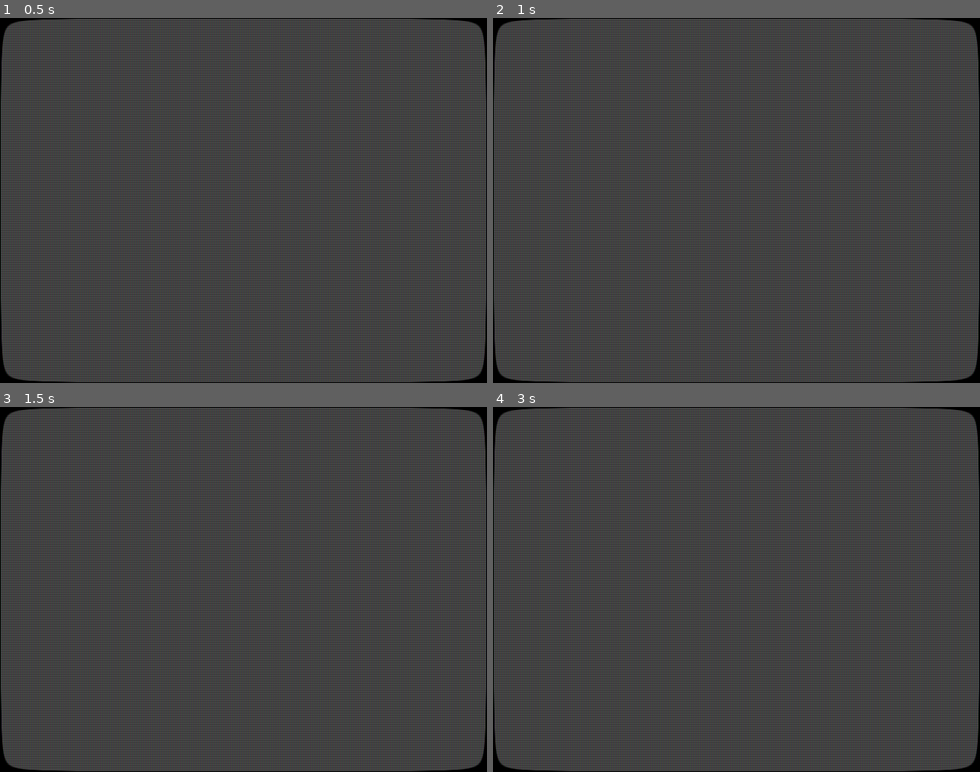
Above: before the commit, frames 1-4 (two rows, left to right).
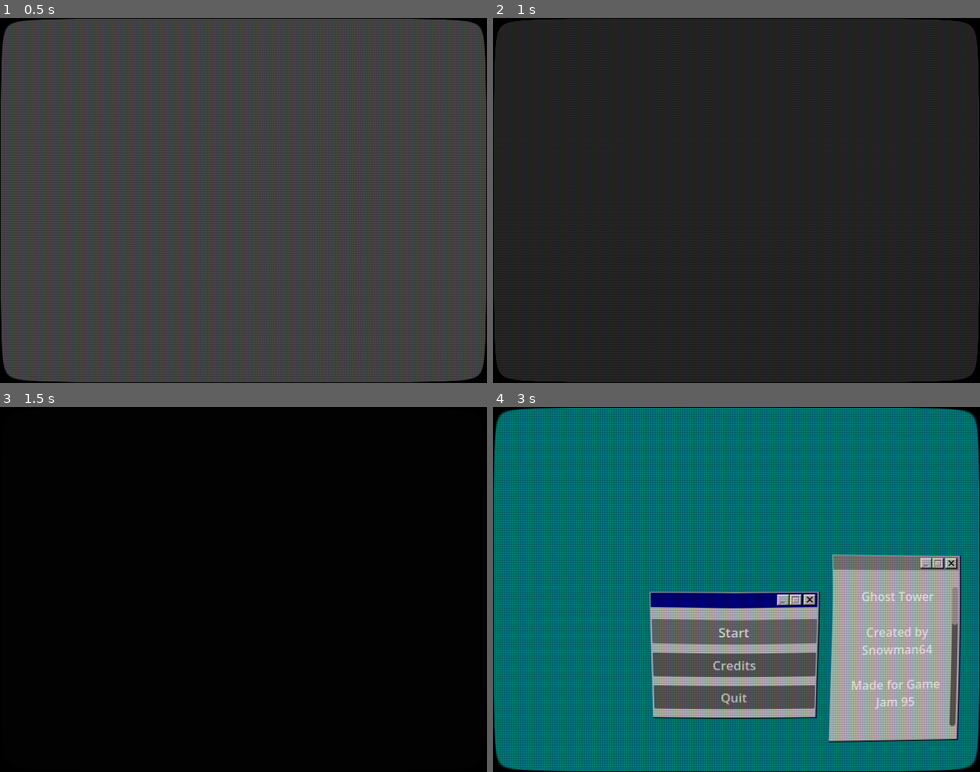
Above: after the commit, the same moments.

Repository: SnowmanSixtyFour/GhostTowerGameJam
Game: Godot game, scene res://Scenes/GUI/title.tscn
The game is run twice, just before and just after one commit, with the same random seed, the same clock (stepped at 60 frames per second) and the same inputs. Before the commit the project has no main scene; this scene is started directly in both runs.
Inputs (mouse positions are in pixels of both pictures, inside the frame that each line leads up to):
- Up to frame 1 (0.5 s): no input
- Up to frame 2 (1 s): tap Enter (ui_accept) at 0.5 s; hold Enter (ui_accept) from 0.53 s (still down)
- Up to frame 3 (1.5 s): release Enter (ui_accept) at 1.28 s; tap Tab at 1.35 s
- Up to frame 4 (3 s): tap Enter (ui_accept) at 1.52, 1.55, 1.82 s; click (736, 662) at 2 s, where only the run after the commit has a clickable "Credits"; click (736, 629) at 2.75 s, where only the run after the commit has a clickable "Start"

Frame 1 is identical in both runs. In frame 2, 99% of the frame differs, in the area x 0-100%, y 0-100%; in frame 3, 99%; in frame 4, 95%.

Commit message:
Created Title

Diff:
--- a/Scenes/GUI/main_menu.tscn
+++ b/Scenes/GUI/main_menu.tscn
@@ -1,13 +1,14 @@
 [gd_scene format=3 uid="uid://dqdcrocox4r8c"]
 
-[ext_resource type="Texture2D" uid="uid://bg2m42fy6dbk0" path="res://Assets/Images/GUI/close_button.png" id="1_48xlc"]
-[ext_resource type="Script" uid="uid://cecaf8w1ipdak" path="res://Scripts/Scenes/main_menu.gd" id="1_n45e2"]
-[ext_resource type="Texture2D" uid="uid://w0rp4mgg22ir" path="res://Assets/Images/GUI/close_button_pressed.png" id="2_1ehe0"]
-[ext_resource type="Texture2D" uid="uid://clwi3e2w0jx7f" path="res://Assets/Images/GUI/window_unfocused.png" id="3_ce3w2"]
-[ext_resource type="Texture2D" uid="uid://cpw7oeww5pvjn" path="res://Assets/Images/GUI/window.png" id="3_n45e2"]
+[ext_resource type="Script" uid="uid://cecaf8w1ipdak" path="res://Scripts/Scenes/main_menu.gd" id="1_mjh0x"]
+[ext_resource type="Texture2D" uid="uid://bg2m42fy6dbk0" path="res://Assets/Images/GUI/close_button.png" id="2_twpvi"]
+[ext_resource type="Texture2D" uid="uid://w0rp4mgg22ir" path="res://Assets/Images/GUI/close_button_pressed.png" id="3_1phqa"]
+[ext_resource type="Texture2D" uid="uid://cpw7oeww5pvjn" path="res://Assets/Images/GUI/window.png" id="4_s14jb"]
+[ext_resource type="Texture2D" uid="uid://clwi3e2w0jx7f" path="res://Assets/Images/GUI/window_unfocused.png" id="5_nmf5u"]
+[ext_resource type="Script" uid="uid://ckrn8quppytc3" path="res://Scripts/Objects/window.gd" id="6_twpvi"]
 
 [sub_resource type="StyleBoxTexture" id="StyleBoxTexture_61ot5"]
-texture = ExtResource("3_n45e2")
+texture = ExtResource("4_s14jb")
 texture_margin_left = 1.0
 texture_margin_top = 20.0
 texture_margin_right = 60.0
@@ -55,12 +56,14 @@
 position = Vector2i(216, 270)
 size = Vector2i(207, 132)
 min_size = Vector2i(54, 124)
+max_size = Vector2i(590, 390)
 theme_override_constants/title_height = 22
 theme_override_constants/resize_margin = 12
-theme_override_icons/close = ExtResource("1_48xlc")
-theme_override_icons/close_pressed = ExtResource("2_1ehe0")
+theme_override_icons/close = ExtResource("2_twpvi")
+theme_override_icons/close_pressed = ExtResource("3_1phqa")
 theme_override_styles/embedded_border = SubResource("StyleBoxTexture_61ot5")
 theme_override_styles/embedded_unfocused_border = SubResource("StyleBoxTexture_opfnp")
+script = ExtResource("6_twpvi")
 
 [node name="Panel" type="Panel" parent="OptionsWindow" unique_id=726872322]
 anchors_preset = -1
@@ -102,12 +105,14 @@
 position = Vector2i(445, 223)
 size = Vector2i(168, 212)
 min_size = Vector2i(54, 2)
+max_size = Vector2i(590, 390)
 theme_override_constants/title_height = 22
 theme_override_constants/resize_margin = 12
-theme_override_icons/close = ExtResource("1_48xlc")
-theme_override_icons/close_pressed = ExtResource("2_1ehe0")
+theme_override_icons/close = ExtResource("2_twpvi")
+theme_override_icons/close_pressed = ExtResource("3_1phqa")
 theme_override_styles/embedded_border = SubResource("StyleBoxTexture_61ot5")
 theme_override_styles/embedded_unfocused_border = SubResource("StyleBoxTexture_opfnp")
+script = ExtResource("6_twpvi")
 
 [node name="Panel" type="Panel" parent="CreditsWindow" unique_id=1375173532]
 anchors_preset = -1
@@ -124,9 +129,9 @@
 anchors_preset = -1
 anchor_right = 1.0
 anchor_bottom = 1.0
-offset_left = 16.839996
-offset_top = 17.119999
-offset_right = -17.839996
+offset_left = 12.84
+offset_top = 16.119999
+offset_right = -1.8399963
 offset_bottom = -16.119995
 grow_horizontal = 2
 grow_vertical = 2
@@ -143,7 +148,10 @@
 https://github.com/art-oria/Flowerwall-CRT-shader-for-Godot
 
 Save and Load Settings by DashNothing
-https://www.youtube.com/watch?v=tfqJjDw0o7Y"
+https://www.youtube.com/watch?v=tfqJjDw0o7Y
+
+Transitions by Soma Animus
+https://www.youtube.com/watch?v=Shj_QVwrefY"
 horizontal_alignment = 1
 vertical_alignment = 1
 
--- a/Scenes/Global/crt_filter.tscn
+++ b/Scenes/Global/crt_filter.tscn
@@ -1,7 +1,7 @@
 [gd_scene format=3 uid="uid://bey1w5586mwlw"]
 
 [ext_resource type="Shader" uid="uid://b67v0i44vlv7m" path="res://Assets/Shaders/Filters/crt_filter.gdshader" id="1_j1fcs"]
-[ext_resource type="Script" uid="uid://c8qlds1kj5x16" path="res://Scripts/Rendering/crt_filter.gd" id="1_r6xn0"]
+[ext_resource type="Script" uid="uid://c8qlds1kj5x16" path="res://Scripts/Global/crt_filter.gd" id="1_r6xn0"]
 
 [sub_resource type="ShaderMaterial" id="ShaderMaterial_r6xn0"]
 shader = ExtResource("1_j1fcs")
--- /dev/null
+++ b/Scenes/Global/scene_handler.tscn
@@ -0,0 +1,6 @@
+[gd_scene format=3 uid="uid://4k6mbne1xbl1"]
+
+[ext_resource type="Script" uid="uid://mpcydvdg1qbx" path="res://Scripts/Global/scene_handler.gd" id="1_duhae"]
+
+[node name="SceneHandler" type="Node" unique_id=1003645859]
+script = ExtResource("1_duhae")
--- /dev/null
+++ b/Scenes/Global/transition_screen.tscn
@@ -0,0 +1,70 @@
+[gd_scene format=3 uid="uid://cuyteyrc7u8a2"]
+
+[ext_resource type="Script" uid="uid://dp15h7blsuwhr" path="res://Scripts/Global/transition_screen.gd" id="1_5wxk6"]
+
+[sub_resource type="Animation" id="Animation_ie2vq"]
+length = 0.001
+tracks/0/type = "value"
+tracks/0/imported = false
+tracks/0/enabled = true
+tracks/0/path = NodePath("ColorRect:modulate")
+tracks/0/interp = 1
+tracks/0/loop_wrap = true
+tracks/0/keys = {
+"times": PackedFloat32Array(0),
+"transitions": PackedFloat32Array(1),
+"update": 0,
+"values": [Color(1, 1, 1, 0)]
+}
+
+[sub_resource type="Animation" id="Animation_5wxk6"]
+resource_name = "fade_to_black"
+tracks/0/type = "value"
+tracks/0/imported = false
+tracks/0/enabled = true
+tracks/0/path = NodePath("ColorRect:modulate")
+tracks/0/interp = 1
+tracks/0/loop_wrap = true
+tracks/0/keys = {
+"times": PackedFloat32Array(0, 1),
+"transitions": PackedFloat32Array(1, 1),
+"update": 0,
+"values": [Color(1, 1, 1, 0), Color(1, 1, 1, 1)]
+}
+
+[sub_resource type="Animation" id="Animation_pl80c"]
+resource_name = "fade_to_normal"
+tracks/0/type = "value"
+tracks/0/imported = false
+tracks/0/enabled = true
+tracks/0/path = NodePath("ColorRect:modulate")
+tracks/0/interp = 1
+tracks/0/loop_wrap = true
+tracks/0/keys = {
+"times": PackedFloat32Array(0, 1),
+"transitions": PackedFloat32Array(1, 1),
+"update": 0,
+"values": [Color(1, 1, 1, 1), Color(1, 1, 1, 0)]
+}
+
+[sub_resource type="AnimationLibrary" id="AnimationLibrary_u5tlk"]
+_data = {
+&"RESET": SubResource("Animation_ie2vq"),
+&"fade_to_black": SubResource("Animation_5wxk6"),
+&"fade_to_normal": SubResource("Animation_pl80c")
+}
+
+[node name="TransitionScreen" type="CanvasLayer" unique_id=312076770]
+script = ExtResource("1_5wxk6")
+
+[node name="ColorRect" type="ColorRect" parent="." unique_id=1826496803]
+modulate = Color(1, 1, 1, 0)
+anchors_preset = 15
+anchor_right = 1.0
+anchor_bottom = 1.0
+grow_horizontal = 2
+grow_vertical = 2
+color = Color(0, 0, 0, 1)
+
+[node name="AnimationPlayer" type="AnimationPlayer" parent="." unique_id=1181026144]
+libraries/ = SubResource("AnimationLibrary_u5tlk")
--- a/Scripts/Rendering/crt_filter.gd
+++ b/Scripts/Global/crt_filter.gd
@@ -5,7 +5,7 @@
 var video_settings
 
 func _ready() -> void:
-	layer.layer = 1025
+	layer.layer = 1026
 
 	video_settings = SettingsFile.load_video_settings()
 
--- /dev/null
+++ b/Scripts/Global/scene_handler.gd
@@ -0,0 +1,38 @@
+extends Node
+
+var title = preload("res://Scenes/GUI/title.tscn")
+var main_menu = preload("res://Scenes/GUI/main_menu.tscn")
+
+var previous_scene = title
+
+func go_to_scene(scene_name):
+	set_previous_scene()
+
+	if scene_name != null:
+		TransitionScreen.transition()
+		await TransitionScreen.on_transition_finished
+		get_tree().change_scene_to_packed(scene_name)
+	else:
+		print_error()
+
+func cut_to_scene(scene_name):
+	set_previous_scene()
+
+	if scene_name != null:
+		get_tree().change_scene_to_packed(scene_name)
+	else:
+		print_error()
+
+func set_previous_scene():
+	previous_scene = load(get_tree().current_scene.scene_file_path)
+
+func current_scene_is(scene_name):
+	var current_scene = load(get_tree().current_scene.scene_file_path)
+
+	if current_scene == scene_name:
+		return true
+	else:
+		return false
+
+func print_error():
+	print("Error! No valid scene was provided!")
--- /dev/null
+++ b/Scripts/Global/transition_screen.gd
@@ -0,0 +1,23 @@
+extends CanvasLayer
+
+signal on_transition_finished
+
+@onready var color_rect = $ColorRect
+@onready var animation_player = $AnimationPlayer
+
+func _ready() -> void:
+	layer = 1025
+	color_rect.visible = false
+	animation_player.animation_finished.connect(_on_animation_finished)
+
+func _on_animation_finished(animation_name):
+	if animation_name == "fade_to_black":
+		on_transition_finished.emit()
+		animation_player.play("fade_to_normal")
+
+	if animation_name == "fade_to_normal":
+		color_rect.visible = false
+
+func transition():
+	color_rect.visible = true
+	animation_player.play("fade_to_black")
--- /dev/null
+++ b/Scripts/Objects/window.gd
@@ -0,0 +1,15 @@
+extends Window
+
+var screen_bottom = 5
+var screen_top = 30
+
+func _process(delta: float):
+	var parent_window = get_parent()
+
+	var max_pos = Vector2i(parent_window.size) - size
+	max_pos.x = maxi(max_pos.x, 0)
+	max_pos.y = maxi(max_pos.y, 0)
+
+	var min_pos = Vector2i(screen_bottom, screen_top)
+
+	position = position.clamp(min_pos, max_pos)
--- a/Scripts/Scenes/main_menu.gd
+++ b/Scripts/Scenes/main_menu.gd
@@ -13,6 +13,7 @@
 
 func show_credits():
 	credits_window.show()
+	credits_window.grab_focus()
 
 func hide_credits():
 	credits_window.hide()
--- a/Scripts/Scenes/title.gd
+++ b/Scripts/Scenes/title.gd
@@ -6,5 +6,9 @@
 func _process(delta: float):
 	pass
 
+func _input(event: InputEvent):
+	if Input.is_action_pressed("ui_accept"):
+		go_to_main_menu()
+
 func go_to_main_menu():
-	pass
+	SceneHandler.go_to_scene(SceneHandler.main_menu)
--- a/project.godot
+++ b/project.godot
@@ -11,6 +11,7 @@
 [application]
 
 config/name="Ghost Tower"
+run/main_scene="uid://dqt7ityud2vmb"
 config/features=PackedStringArray("4.7", "GL Compatibility")
 config/icon="res://icon.svg"
 
@@ -19,6 +20,8 @@
 SettingsFile="*uid://cpi6wobyd72uj"
 PreventTab="*uid://pqk73tbmjblm"
 CrtFilter="*uid://bey1w5586mwlw"
+TransitionScreen="*uid://cuyteyrc7u8a2"
+SceneHandler="*uid://4k6mbne1xbl1"
 
 [display]
 
Not shown: 2 places in Scenes/GUI/main_menu.tscn that only renumber resources
Renamed: Scripts/Rendering/crt_filter.gd.uid -> Scripts/Global/crt_filter.gd.uid
Not shown, added: Scripts/Global/scene_handler.gd.uid
Not shown, added: Scripts/Global/transition_screen.gd.uid
Not shown, added: Scripts/Objects/window.gd.uid
